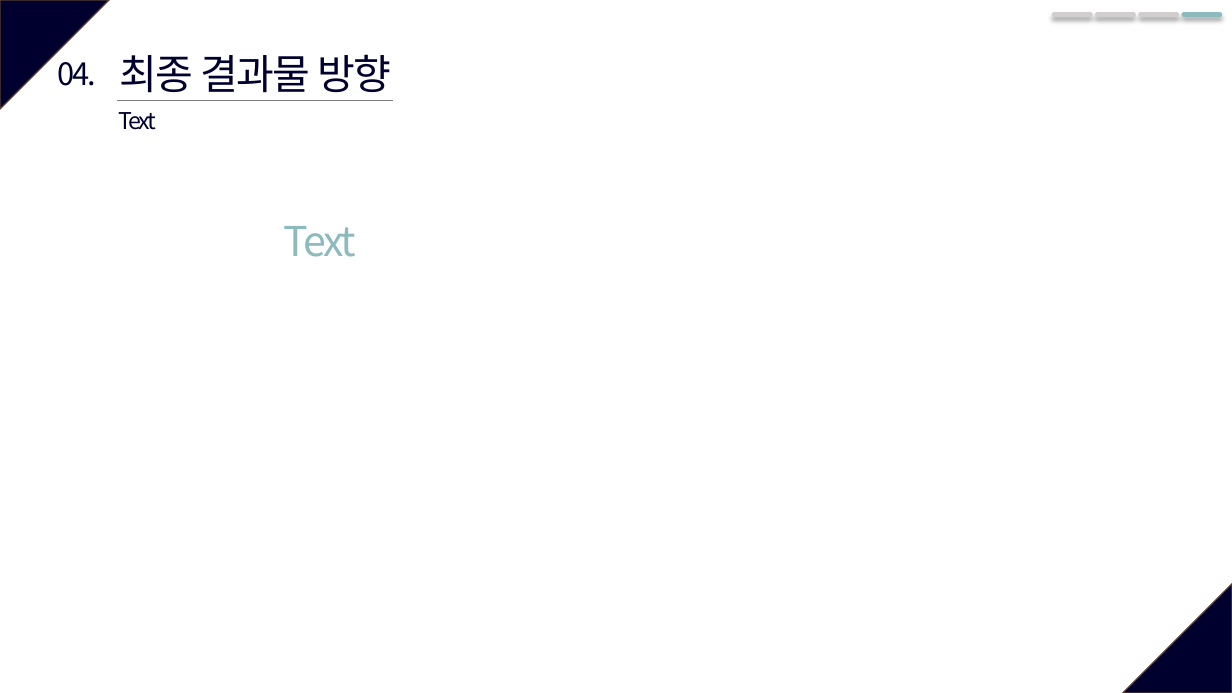
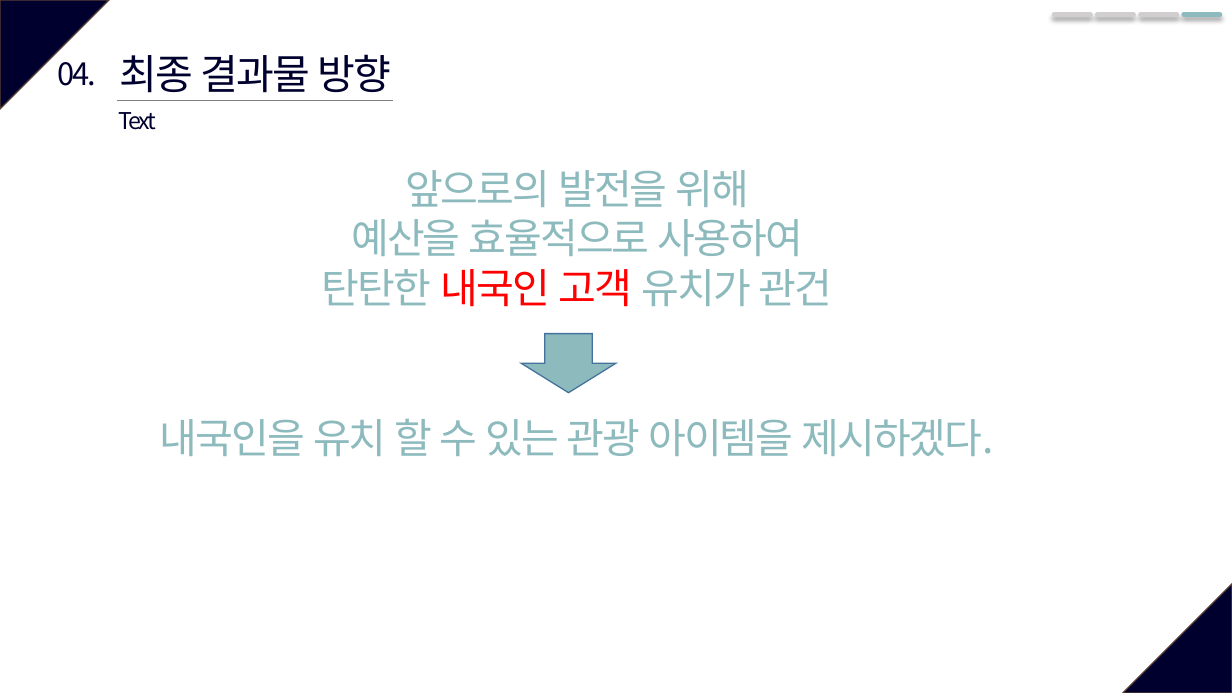
Before and after one commit to so-jeong0127/6-project, a slide deck: slide 14 of 6조_외부환경영향.pptx. Drawn at 1232x693 pixels with LibreOffice and Linux fonts; fonts in the diff are those of the drawing. Boxes give left, top, right and bottom in pixels: in the first picture for what was removed or moved away, otherwise in the second. Text is boxed around its words. In the diff, an @@ line names an element or a change of style, - is before the commit and + after.

```diff
--- a/6조_외부환경영향.pptx
+++ b/6조_외부환경영향.pptx
@@ text added at bbox=[322, 170, 833, 307], 32 pt, text #8DBABD @@
+앞으로의 발전을 위해
+예산을 효율적으로 사용하여
+탄탄한 내국인 고객 유치가 관건
@@ text removed at bbox=[283, 226, 356, 257] @@
-Text
@@ down arrow added at bbox=[521, 334, 616, 393], fill #8DBABD, outline #43739E 1 pt @@
@@ text added at bbox=[160, 419, 994, 456], 32 pt, text #8DBABD @@
+내국인을 유치 할 수 있는 관광 아이템을 제시하겠다.
```
Also in this commit, not shown: 7 other slides changed.
